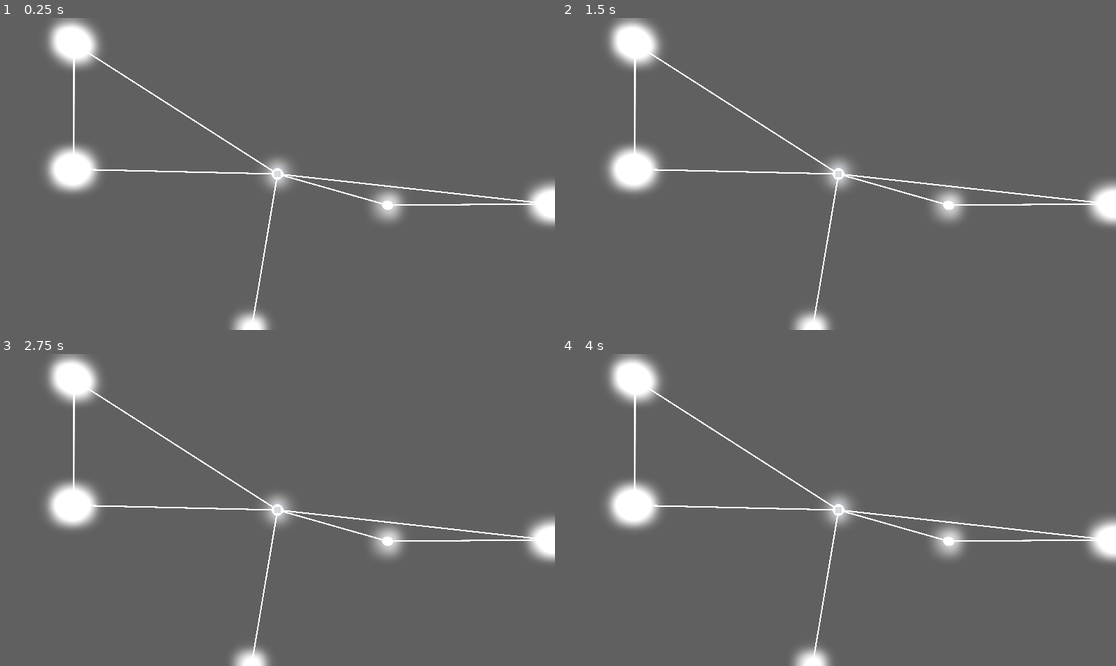
Above: before the commit, frames 1-4 (two rows, left to right).
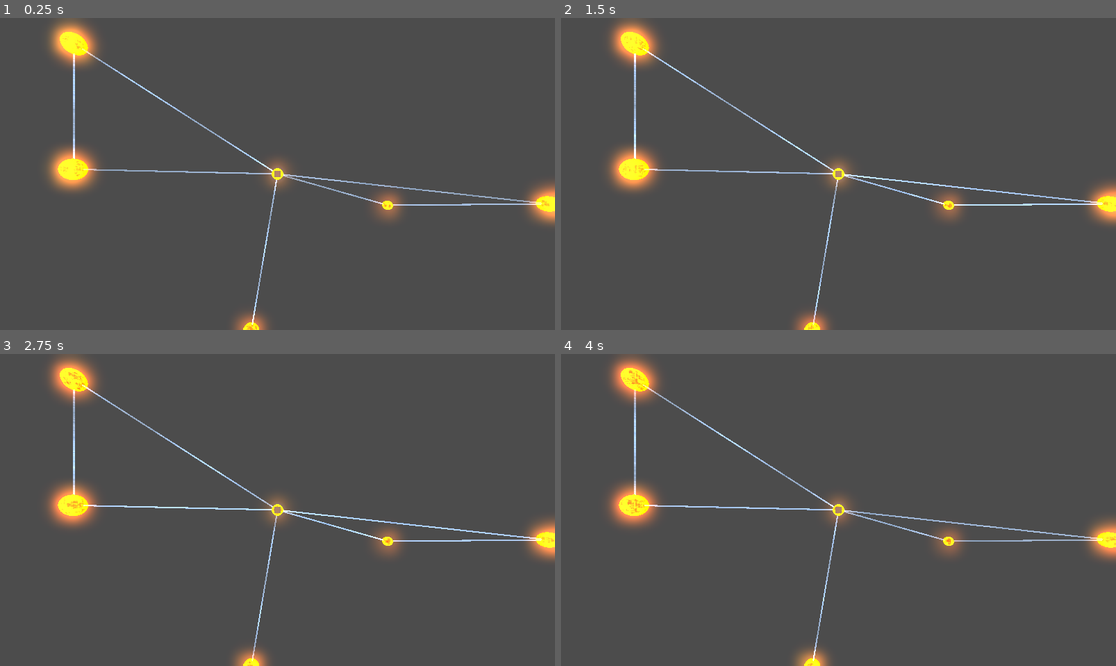
Above: after the commit, the same moments.

Repository: DominikACode/SpaceCivilization
Game: Godot game, scene res://MainMap.tscn
Same seed, same stepped clock (60 frames per second), same inputs: the game is played once before the commit and once after it. A sky picture missing from this copy of the repository is replaced by a grey-blue gradient.
Inputs (mouse positions are in pixels of both pictures, inside the frame that each line leads up to):
- Up to frame 1 (0.25 s): no input
- Up to frame 2 (1.5 s): move the mouse to (960, 158) at 0.52 s; click (960, 158) at 0.67 s; move the mouse to (727, 189) at 1.27 s; click (727, 189) at 1.42 s
- Up to frame 3 (2.75 s): move the mouse to (333, 441) at 2.02 s; click (333, 441) at 2.17 s
- Up to frame 4 (4 s): move the mouse to (810, 572) at 2.77 s; click (810, 572) at 2.92 s; move the mouse to (1005, 556) at 3.52 s; click (1005, 556) at 3.67 s

The runs differ from the first frame. In frame 1, 7.6% of the frame differs, in the area x 7-100%, y 0-100%; in frame 2, 7.6%; in frame 3, 7.6%; in frame 4, 7.6%.

Commit message:
Star shaders and path lazers

Diff:
--- a/MainMap.tscn
+++ b/MainMap.tscn
@@ -14,8 +14,12 @@
 [sub_resource type="Environment" id="Environment_cccdv"]
 background_mode = 2
 sky = SubResource("Sky_ifu8d")
-tonemap_mode = 2
 glow_enabled = true
+fog_light_energy = 0.16
+fog_sun_scatter = 0.31
+fog_aerial_perspective = 1.0
+volumetric_fog_density = 0.0
+volumetric_fog_length = 10.11
 
 [node name="World" type="Node3D"]
 
--- /dev/null
+++ b/Star.gdshader
@@ -0,0 +1,57 @@
+shader_type spatial;
+render_mode specular_schlick_ggx;
+
+uniform float Glow_Power : hint_range(0,10) = 3;
+uniform float Lightness_Difference : hint_range(0,10) = 3;
+uniform vec4 Sun_Color : source_color = vec4(1.0, 0.0, 0.0, 1.0);
+uniform vec3 Core_Color : source_color = vec3(1.0, 0.0, 0.0);
+
+uniform sampler2D voronoi_noise;
+uniform sampler2D emission_noise;
+varying vec3 vertex_pos;
+uniform float waveSpeed : hint_range(0,1) = 0.1;
+uniform float fresnel : hint_range(0,2) = 1.0;
+
+uniform float scale : hint_range(0,2) = 0.01;
+uniform float blendSharpness : hint_range(0,2) = 0.0;
+
+// TRIPLANAR FUNCTION
+vec4 triplanar_texture(vec3 position, vec3 normal, vec2 offset, sampler2D noise) {
+	vec4 colX = texture(noise, position.xy * scale + offset);
+	vec4 colY = texture(noise, position.xz * scale + offset);
+	vec4 colZ = texture(noise, position.zy * scale + offset);
+
+	vec3 blendWeight = abs(normal);
+	blendWeight = vec3(pow(blendWeight.x, blendSharpness), pow(blendWeight.y, blendSharpness), pow(blendWeight.z, blendSharpness));
+	blendWeight /= (blendWeight.x + blendWeight.y + blendWeight.z);
+
+	return colX * blendWeight.x + colY * blendWeight.y + colZ * blendWeight.z;
+}
+
+void vertex() {
+	vertex_pos = VERTEX;
+}
+
+void fragment() {
+	// Fresnel
+	float fresnel_out = pow(fresnel - clamp(dot(NORMAL, VIEW), 0.0, fresnel), fresnel);
+
+	vec2 waveOffsetA = vec2(TIME * waveSpeed, TIME * waveSpeed * 0.8);
+	vec2 waveOffsetB = vec2(TIME * waveSpeed * - 0.8, TIME * waveSpeed * -0.3);
+	vec2 result_offset = waveOffsetA + waveOffsetB;
+
+	vec3 cloud_tex = triplanar_texture(vertex_pos, NORMAL, result_offset, voronoi_noise).rgb;
+	vec3 cloud_tex_with_light = cloud_tex * vec3(Lightness_Difference);
+	vec3 cloud_tex_with_light_with_color = cloud_tex_with_light * Sun_Color.rgb;
+	vec3 cloud_tex_with_light_with_color_with_glow = vec3(Glow_Power) * cloud_tex_with_light_with_color;
+
+	vec3 noise_tex = triplanar_texture(vertex_pos, NORMAL, result_offset, emission_noise).rgb;
+	vec3 result = cloud_tex_with_light_with_color_with_glow * noise_tex;
+	ALBEDO=Core_Color ;
+	EMISSION = vec3(fresnel_out) * result;
+}
+
+//void light() {
+//	// Called for every pixel for every light affecting the material.
+//	// Uncomment to replace the default light processing function with this one.
+//}
--- a/Star.tscn
+++ b/Star.tscn
@@ -1,10 +1,22 @@
-[gd_scene load_steps=4 format=3 uid="uid://bipajmsw72hc5"]
+[gd_scene load_steps=7 format=3 uid="uid://bipajmsw72hc5"]
 
-[sub_resource type="StandardMaterial3D" id="StandardMaterial3D_1b021"]
-albedo_color = Color(0.811765, 0.337255, 0.239216, 1)
-emission_enabled = true
-emission = Color(0.858824, 0.52549, 0.247059, 1)
-emission_energy_multiplier = 16.0
+[ext_resource type="Shader" uid="uid://c5cwv1aru7sbl" path="res://Star.gdshader" id="1_12qeu"]
+[ext_resource type="Texture2D" uid="uid://dstj2lrnnlyie" path="res://Turbulence 13 - 512x512.png" id="2_12qeu"]
+[ext_resource type="Texture2D" uid="uid://1ginnlvrg6rt" path="res://Super Perlin 1 - 512x512.png" id="3_f880y"]
+
+[sub_resource type="ShaderMaterial" id="ShaderMaterial_vk50b"]
+render_priority = 0
+shader = ExtResource("1_12qeu")
+shader_parameter/Glow_Power = 10.0
+shader_parameter/Lightness_Difference = 10.0
+shader_parameter/Sun_Color = Color(0.612743, 0.157302, 0, 1)
+shader_parameter/Core_Color = Color(0.539797, 0, 0.00658626, 1)
+shader_parameter/voronoi_noise = ExtResource("3_f880y")
+shader_parameter/emission_noise = ExtResource("2_12qeu")
+shader_parameter/waveSpeed = 0.265
+shader_parameter/fresnel = 1.593
+shader_parameter/scale = 2.0
+shader_parameter/blendSharpness = 0.0
 
 [sub_resource type="SphereMesh" id="SphereMesh_1b021"]
 
@@ -13,8 +25,9 @@
 [node name="Node3D" type="Node3D"]
 
 [node name="MeshInstance3D" type="MeshInstance3D" parent="."]
-material_override = SubResource("StandardMaterial3D_1b021")
+material_override = SubResource("ShaderMaterial_vk50b")
 cast_shadow = 0
+gi_mode = 0
 mesh = SubResource("SphereMesh_1b021")
 
 [node name="StaticBody3D" type="StaticBody3D" parent="MeshInstance3D"]
@@ -22,7 +35,3 @@
 [node name="CollisionShape3D" type="CollisionShape3D" parent="MeshInstance3D/StaticBody3D"]
 transform = Transform3D(2, 0, 0, 0, 2, 0, 0, 0, 2, 0, 0, 0)
 shape = SubResource("SphereShape3D_1b021")
-
-[node name="OmniLight3D" type="OmniLight3D" parent="."]
-light_energy = 4.962
-shadow_enabled = true
--- /dev/null
+++ b/hologram.shader
@@ -0,0 +1,45 @@
+shader_type spatial;
+render_mode unshaded;
+
+uniform sampler2D texture_image;
+
+uniform mediump vec4 line_color : hint_color = vec4(0.0, 1.0, 0.0, 1.0);
+uniform mediump float line_width : hint_range(0, 1) = 0.005;
+uniform mediump float line_blur : hint_range(0, 1) = 0.2;
+uniform mediump float line_speed : hint_range(-1, 1) = 0.02;
+uniform  bool straight_lines = true;
+
+uniform mediump float interrupt_width : hint_range(0, 1) = 0.5;
+uniform mediump float interrupt_blur : hint_range(0, 1) = 0.25;
+uniform mediump float interrupt_speed : hint_range(-1, 1) = 0.2;
+
+uniform mediump vec4 glow_color : hint_color = vec4(0.5, 0.75, 1.0, 1.0);
+uniform lowp float glow_itensity : hint_range(0, 20) = 4.5;
+uniform lowp float glow_amount : hint_range(0, 20) = 4.5;
+uniform lowp float flickering : hint_range(0, 1) = 0.55;
+
+vec3 fresnel_glow(float amount, float intensity, vec3 color, vec3 normal, vec3 view) {
+	return pow((1.0 - dot(normalize(normal), normalize(view))), amount) * color * intensity;
+}
+
+void fragment () {
+	vec2 canvas;
+	if (straight_lines) {
+			canvas = SCREEN_UV;
+	} else {
+		canvas = vec2(VIEW.x, VIEW.y);
+	}
+	vec2 lines = vec2(clamp(sin((TIME * line_speed + canvas.y) / line_width), line_blur, 1.0 - line_blur), canvas.x);
+	vec2 interupts = vec2(clamp(sin((TIME * interrupt_speed + canvas.y) / interrupt_width * 3.0), interrupt_blur, 1.0 - interrupt_blur), canvas.x);
+
+	float flicker = clamp(fract(cos(TIME) * 43758.5453123), flickering, 1.0);
+	vec4 imgtex = flicker * line_color * texture(texture_image, lines * interupts);
+	vec3 imgtex_color = vec3(imgtex.r, imgtex.g, imgtex.b);
+	vec3 fresnel_color = vec3(glow_color.r, glow_color.g, glow_color.b);
+	vec3 fresnel = fresnel_glow(glow_amount, glow_itensity, fresnel_color, NORMAL, VIEW);
+	ALBEDO = imgtex_color + fresnel;
+
+	//ALBEDO = vec3(imgtex.r, imgtex.g, imgtex.b);
+	EMISSION = glow_amount * vec3(glow_color.r, glow_color.g, glow_color.b);
+	ALPHA = lines.x * interupts.x;
+}
--- /dev/null
+++ b/path.gdshader
@@ -0,0 +1,78 @@
+shader_type spatial;
+render_mode unshaded, blend_add;
+
+group_uniforms laser;
+uniform vec4 core_color : source_color = vec4(1.0, 0.0, 0.0, 1.0);
+uniform vec4 glow_color : source_color = vec4(1.0, 0.5, 0.5, 0.5);
+uniform float laser_width : hint_range(0.01, 1.0) = 0.2;
+uniform float core_intensity : hint_range(0.1, 5.0) = 1.0;
+uniform float core_length : hint_range(0.0, 1.0) = 1.0;
+uniform float glow_fade : hint_range(0.1, 30.0) = 0.1;
+uniform float glow_shape : hint_range(0.1, 5.0) = 1.0;
+uniform float pulse_speed : hint_range(0.0, 10.0) = 2.0;
+uniform float pulse_strength : hint_range(0.0, 1.0) = 0.3;
+uniform float pulse_dir_x : hint_range(-1.0, 1.0) = 0.0;
+uniform float pulse_dir_y : hint_range(-1.0, 1.0) = 0.0;
+uniform float pulse_dir_z : hint_range(-1.0, 1.0) = 1.0;
+uniform float min_alpha : hint_range(0.0, 1.0) = 0.1;
+
+group_uniforms noise;
+uniform float noise_scale : hint_range(0.0, 20.0) = 5.0;
+uniform float noise_speed : hint_range(0.0, 5.0) = 1.0;
+uniform float noise_strength : hint_range(0.0, 1.0) = 0.1;
+uniform float length_noise_scale : hint_range(0.0, 20.0) = 2.0;
+uniform float length_noise_speed : hint_range(0.0, 5.0) = 0.5;
+uniform float length_noise_strength : hint_range(0.0, 1.0) = 0.05;
+
+group_uniforms oscillation;
+uniform float osc_amplitude : hint_range(0.0, 0.5) = 0.05;
+uniform float osc_frequency : hint_range(0.0, 20.0) = 5.0;
+uniform float osc_speed : hint_range(0.0, 10.0) = 1.0;
+
+float random(vec3 p) {
+    return fract(sin(dot(p, vec3(12.9898, 78.233, 45.164))) * 43758.5453);
+}
+
+float noise(vec3 p) {
+    vec3 i = floor(p);
+    vec3 f = fract(p);
+    vec3 u = f * f * (3.0 - 2.0 * f);
+    return mix(mix(mix(random(i + vec3(0.0, 0.0, 0.0)), random(i + vec3(1.0, 0.0, 0.0)), u.x),
+                   mix(random(i + vec3(0.0, 1.0, 0.0)), random(i + vec3(1.0, 1.0, 0.0)), u.x), u.y),
+               mix(mix(random(i + vec3(0.0, 0.0, 1.0)), random(i + vec3(1.0, 0.0, 1.0)), u.x),
+                   mix(random(i + vec3(0.0, 1.0, 1.0)), random(i + vec3(1.0, 1.0, 1.0)), u.x), u.y), u.z);
+}
+
+void vertex() {
+    vec3 osc_pos = VERTEX * osc_frequency + vec3(TIME * osc_speed);
+    float osc = noise(osc_pos) * osc_amplitude;
+    VERTEX += NORMAL * osc;
+}
+
+void fragment() {
+    vec2 uv = UV;
+    vec3 world_pos = (MODEL_MATRIX * vec4(VERTEX, 1.0)).xyz;
+    float dist_from_center = length(uv - vec2(0.5, 0.5));
+    float length_factor = smoothstep(core_length, core_length - 0.1, abs(VERTEX.z / 5.0));
+    float core = smoothstep(laser_width, 0.0, dist_from_center) * length_factor;
+    vec3 core_result = core_color.rgb * core * core_intensity;
+    float glow = pow(smoothstep(glow_fade, 0.0, dist_from_center), glow_shape) * (1.0 - core);
+    vec3 glow_result = glow_color.rgb * glow;
+    vec3 pulse_dir = normalize(vec3(pulse_dir_x, pulse_dir_y, pulse_dir_z));
+    float pulse_pos = dot(world_pos, pulse_dir);
+    float pulse = sin(pulse_pos + TIME * pulse_speed) * pulse_strength + 1.0;
+    core_result *= pulse;
+    glow_result *= pulse;
+    vec3 noise_pos = world_pos * noise_scale + vec3(0.0, 0.0, TIME * noise_speed);
+    float noise_value = noise(noise_pos) * noise_strength;
+    core_result += noise_value;
+    glow_result += noise_value;
+    vec3 length_noise_pos = world_pos * length_noise_scale + vec3(0.0, 0.0, TIME * length_noise_speed);
+    float length_noise_value = noise(length_noise_pos) * length_noise_strength;
+    core_result += length_noise_value;
+    glow_result += length_noise_value;
+    vec3 final_color = core_result + glow_result * glow_color.a;
+    final_color = clamp(final_color, 0.0, 1.0);
+    ALBEDO = final_color;
+    ALPHA = max(glow + core, min_alpha);
+}
--- a/path.tres
+++ /dev/null
@@ -1,87 +0,0 @@
-[gd_resource type="VisualShader" load_steps=9 format=3 uid="uid://bcuiwst7wqp7m"]
-
-[sub_resource type="VisualShaderNodeTexture" id="VisualShaderNodeTexture_ocnj8"]
-source = 5
-
-[sub_resource type="VisualShaderNodeTexture2DParameter" id="VisualShaderNodeTexture2DParameter_hq8h5"]
-parameter_name = "Scanline_texture"
-
-[sub_resource type="VisualShaderNodeColorParameter" id="VisualShaderNodeColorParameter_8mnir"]
-parameter_name = "Scanline_color"
-
-[sub_resource type="VisualShaderNodeVectorOp" id="VisualShaderNodeVectorOp_ovr1t"]
-default_input_values = [0, Quaternion(0, 0, 0, 0), 1, Quaternion(0, 0, 0, 0)]
-expanded_output_ports = [0]
-op_type = 2
-operator = 2
-
-[sub_resource type="VisualShaderNodeFloatParameter" id="VisualShaderNodeFloatParameter_oqrkf"]
-parameter_name = "Scanline_speed"
-
-[sub_resource type="VisualShaderNodeInput" id="VisualShaderNodeInput_4poby"]
-input_name = "time"
-
-[sub_resource type="VisualShaderNodeFloatOp" id="VisualShaderNodeFloatOp_riwvc"]
-operator = 2
-
-[sub_resource type="VisualShaderNodeVaryingSetter" id="VisualShaderNodeVaryingSetter_5wmgx"]
-
-[resource]
-code = "shader_type spatial;
-render_mode blend_mix, depth_draw_opaque, cull_back, diffuse_lambert, specular_schlick_ggx;
-
-
-// Varyings
-varying vec3 var_WorldPos;
-
-uniform sampler2D Scanline_texture;
-uniform vec4 Scanline_color : source_color;
-
-
-
-void vertex() {
-	var_WorldPos = vec3(0.0);
-}
-
-void fragment() {
-	vec4 n_out2p0;
-// Texture2D:2
-	n_out2p0 = texture(Scanline_texture, UV);
-
-
-// ColorParameter:4
-	vec4 n_out4p0 = Scanline_color;
-
-
-// VectorOp:5
-	vec4 n_out5p0 = n_out2p0 * n_out4p0;
-	float n_out5p4 = n_out5p0.a;
-
-
-// Output:0
-	ALPHA = n_out5p4;
-	EMISSION = vec3(n_out5p0.xyz);
-
-
-}
-"
-graph_offset = Vector2(-177.11, -90.5125)
-varyings/WorldPos = "0,4"
-nodes/fragment/0/position = Vector2(980, 120)
-nodes/fragment/2/node = SubResource("VisualShaderNodeTexture_ocnj8")
-nodes/fragment/2/position = Vector2(340, 300)
-nodes/fragment/3/node = SubResource("VisualShaderNodeTexture2DParameter_hq8h5")
-nodes/fragment/3/position = Vector2(-100, 340)
-nodes/fragment/4/node = SubResource("VisualShaderNodeColorParameter_8mnir")
-nodes/fragment/4/position = Vector2(320, 560)
-nodes/fragment/5/node = SubResource("VisualShaderNodeVectorOp_ovr1t")
-nodes/fragment/5/position = Vector2(620, 360)
-nodes/fragment/6/node = SubResource("VisualShaderNodeFloatParameter_oqrkf")
-nodes/fragment/6/position = Vector2(240, 880)
-nodes/fragment/7/node = SubResource("VisualShaderNodeInput_4poby")
-nodes/fragment/7/position = Vector2(0, 780)
-nodes/fragment/8/node = SubResource("VisualShaderNodeFloatOp_riwvc")
-nodes/fragment/8/position = Vector2(700, 700)
-nodes/fragment/9/node = SubResource("VisualShaderNodeVaryingSetter_5wmgx")
-nodes/fragment/9/position = Vector2(79.865, 4.74263)
-nodes/fragment/connections = PackedInt32Array(3, 0, 2, 2, 2, 0, 5, 0, 4, 0, 5, 1, 5, 0, 0, 5, 5, 4, 0, 1, 6, 0, 8, 0, 7, 0, 8, 1)
--- a/path.tscn
+++ b/path.tscn
@@ -1,18 +1,39 @@
 [gd_scene load_steps=4 format=3 uid="uid://l7npdkhm2gkl"]
 
-[ext_resource type="Shader" uid="uid://bcuiwst7wqp7m" path="res://path.tres" id="1_jnavc"]
+[ext_resource type="Shader" uid="uid://csyuw6fa1hca5" path="res://path.gdshader" id="1_jnavc"]
 
 [sub_resource type="CylinderMesh" id="CylinderMesh_ckofj"]
 
 [sub_resource type="ShaderMaterial" id="ShaderMaterial_ckofj"]
 render_priority = 0
 shader = ExtResource("1_jnavc")
-shader_parameter/Scanline_color = Color(0, 0, 0, 1)
+shader_parameter/core_color = Color(1, 1, 1, 1)
+shader_parameter/glow_color = Color(0.235294, 0.368627, 0.545098, 1)
+shader_parameter/laser_width = 0.499
+shader_parameter/core_intensity = 0.1
+shader_parameter/core_length = 1.0
+shader_parameter/glow_fade = 0.772
+shader_parameter/glow_shape = 0.1
+shader_parameter/pulse_speed = 1.326
+shader_parameter/pulse_strength = 0.3
+shader_parameter/pulse_dir_x = 0.0
+shader_parameter/pulse_dir_y = 0.0
+shader_parameter/pulse_dir_z = 1.0
+shader_parameter/min_alpha = 0.82
+shader_parameter/noise_scale = 20.0
+shader_parameter/noise_speed = 5.0
+shader_parameter/noise_strength = 0.1
+shader_parameter/length_noise_scale = 2.0
+shader_parameter/length_noise_speed = 0.5
+shader_parameter/length_noise_strength = 0.05
+shader_parameter/osc_amplitude = 0.0
+shader_parameter/osc_frequency = 5.0
+shader_parameter/osc_speed = 2.472
 
 [node name="Node3D" type="Node3D"]
 
 [node name="MeshInstance3D" type="MeshInstance3D" parent="."]
-transform = Transform3D(-4.37114e-08, -1, 0, 1, -4.37114e-08, 0, 0, 0, 1, 1, 0, 0)
+transform = Transform3D(-4.37114e-08, -1, 0, 1, -4.37114e-08, 0, 0, 0, 1, 0.994765, 0.00586343, -0.0026207)
 cast_shadow = 0
 gi_mode = 0
 mesh = SubResource("CylinderMesh_ckofj")
Binary file added: Perlin 1 - 512x512.png
Not shown, added: Perlin 1 - 512x512.png.import
Not shown, added: Star.gdshader.uid
Binary file added: Super Perlin 1 - 512x512.png
Not shown, added: Super Perlin 1 - 512x512.png.import
Binary file added: Turbulence 13 - 512x512.png
Not shown, added: Turbulence 13 - 512x512.png.import
Not shown, added: path.gdshader.uid
